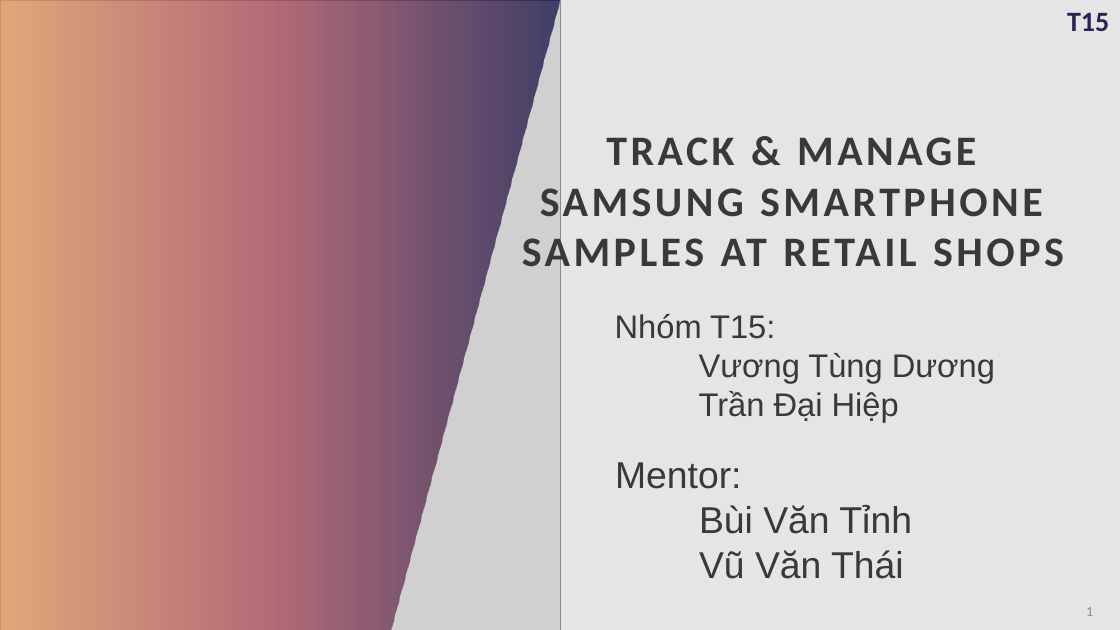
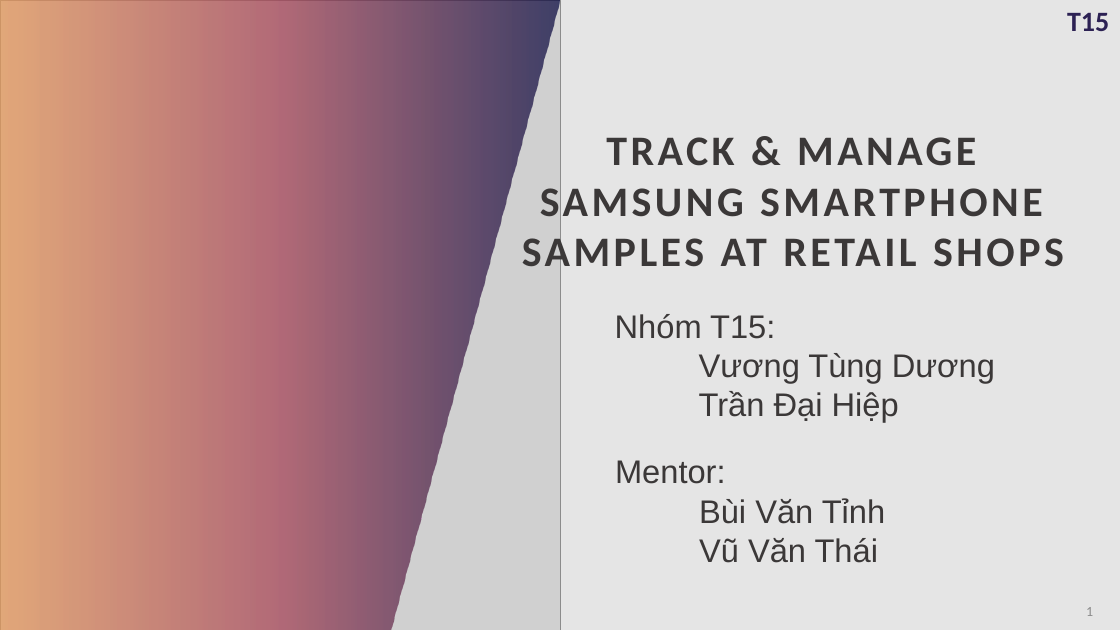
Before and after one commit to daihieptn97/share, a slide deck: slide 1 of Đồ án/BaoCao.pptx. Drawn at 1120x630 pixels with LibreOffice and Linux fonts; fonts in the diff are those of the drawing; grey boxes stand for pictures. Boxes give left, top, right and bottom in pixels: in the first picture for what was removed or moved away, otherwise in the second. Text is boxed around its words. In the diff, an @@ line names an element or a change of style, - is before the commit and + after.

```diff
--- a/Đồ án/BaoCao.pptx
+++ b/Đồ án/BaoCao.pptx
@@ text "Mentor:" at (x1=615, y1=460, x2=886, y2=563): size 32 to 28 pt @@
```
Also in this commit, not shown: 2 other slides changed, 2 slides added.
